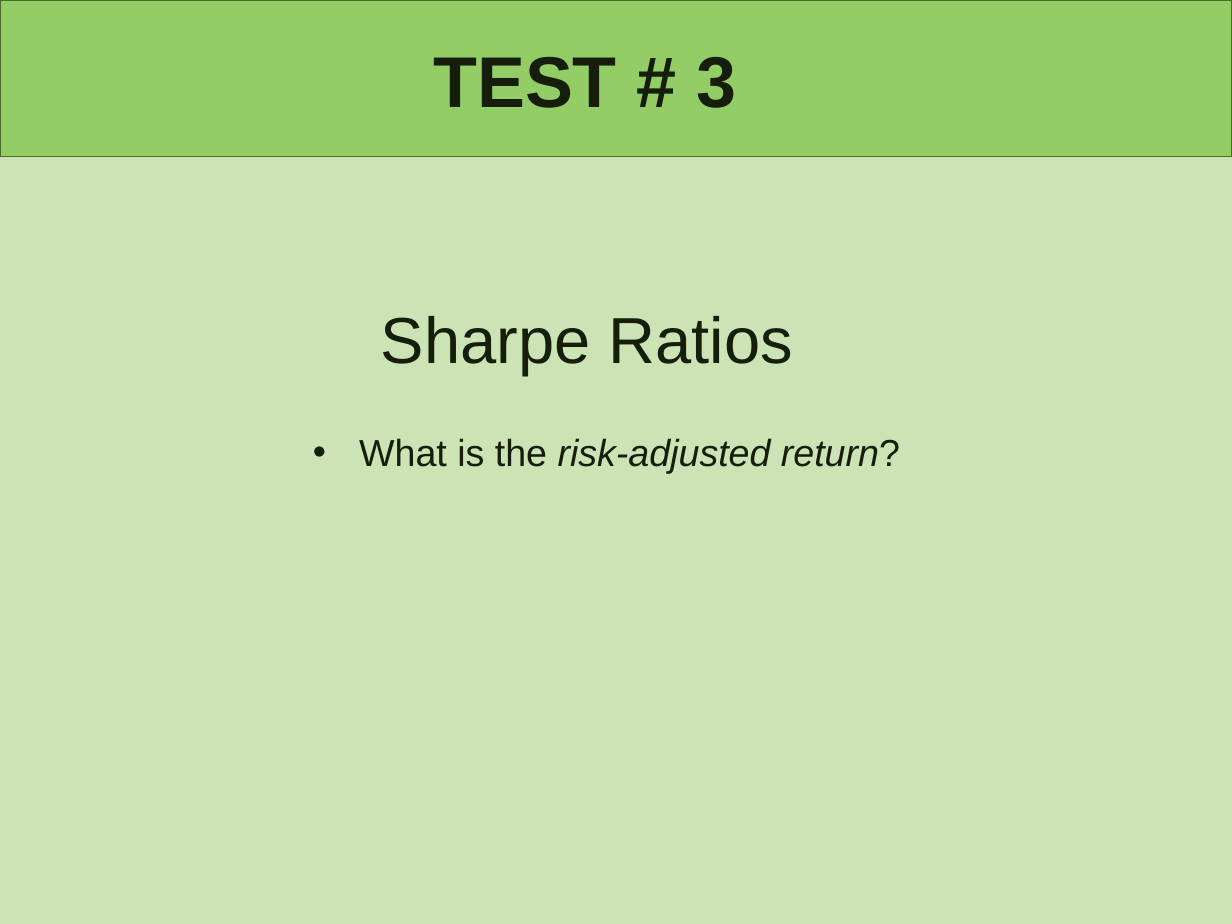
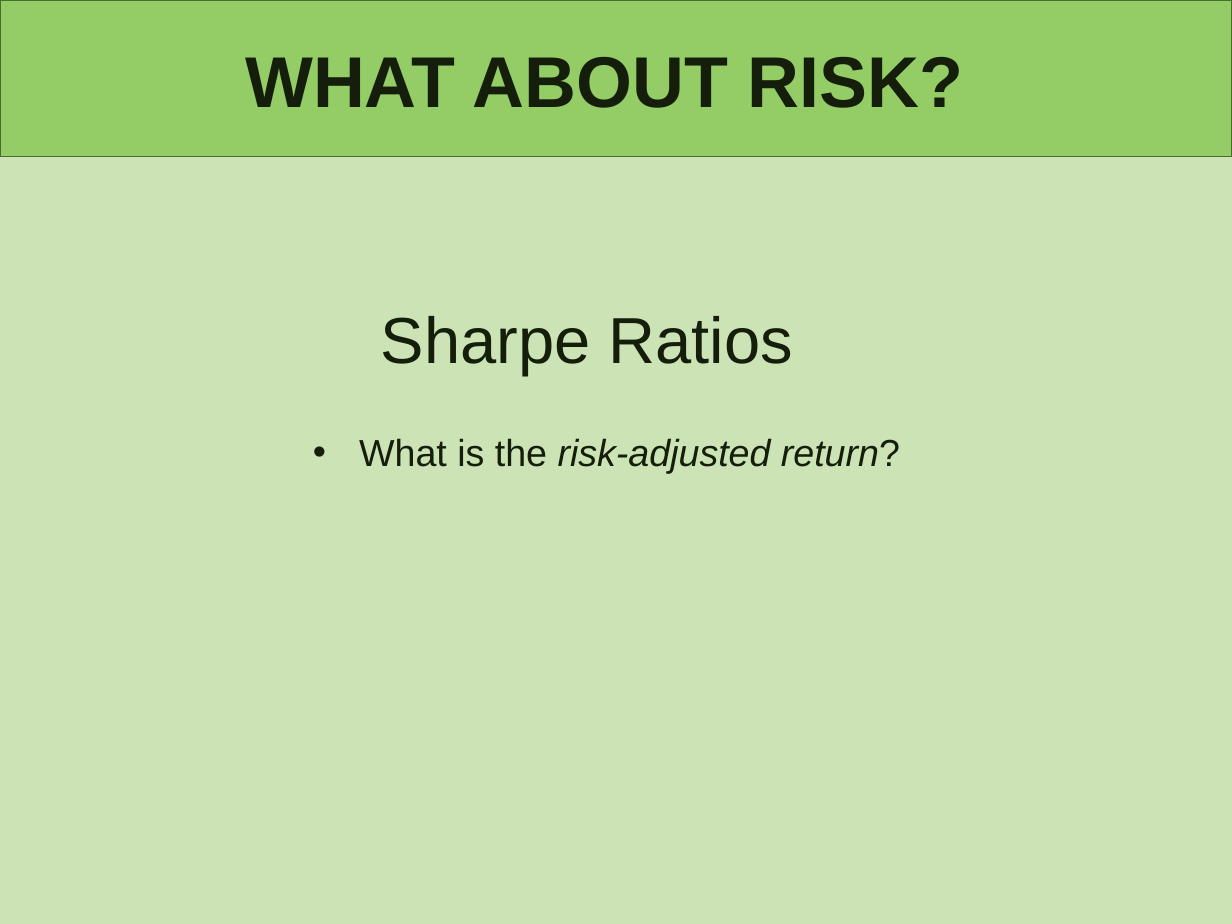
Before and after one commit to lindseyhardouin/Challenging_the_Status_Quo, a slide deck: slide 14 of presentation/P1- Challening the Status Quo.pptx. Drawn at 1232x924 pixels with LibreOffice and Linux fonts; fonts in the diff are those of the drawing. Boxes give left, top, right and bottom in pixels: in the first picture for what was removed or moved away, otherwise in the second. Text is boxed around its words. In the diff, an @@ line names an element or a change of style, - is before the commit and + after.

```diff
--- a/presentation/P1- Challening the Status Quo.pptx
+++ b/presentation/P1- Challening the Status Quo.pptx
@@ title at (x1=245, y1=57, x2=963, y2=108): text changed @@
-TEST # 3
+WHAT ABOUT RISK?
```
Also in this commit, not shown: 8 other slides changed, 2 slides added, 1 slide removed.
